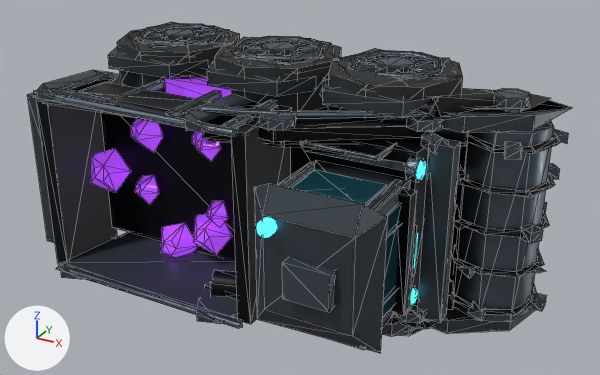
A saved change to the glTF model fractal-gas-web/web/lab/assets/futuristic/harvester-low.glb.
One viewpoint serves both versions: a camera (50 mm lens) standing at (1.13, -2.311, 0.999) and looking at (0.059, -0.364, 0.026). The lights are fixed; the arrows at lower left show +X, +Y and +Z. The picture after the commit comes second. Mesh edges are drawn as thin lines on the coarser meshes. Where no turn or scale is listed for an object, it has been applied to the vertices. Vertices at exactly the same position are counted once.

Objects in the first picture: 'Mineral intake roller.001 / Ceramic graphite.001', 'Mineral intake roller.001 / Titanium edges.001', 'Wheel 0 1.001 / Tire rubber.001', 'Wheel 0 1.001 / Titanium edges.001', 'Wheel 1 1.001 / Tire rubber.001', 'Wheel 1 1.001 / Titanium edges.001', 'Wheel 2 1.001 / Tire rubber.001', 'Wheel 2 1.001 / Titanium edges.001', 'harvester-root.001 / Brushed pale alloy.001', 'harvester-root.001 / Ceramic graphite.001', 'harvester-root.001 / Cyan glazing.001', 'harvester-root.001 / Titanium edges.001', 'harvester-root.001 / Violet processing.001' and 2 more.
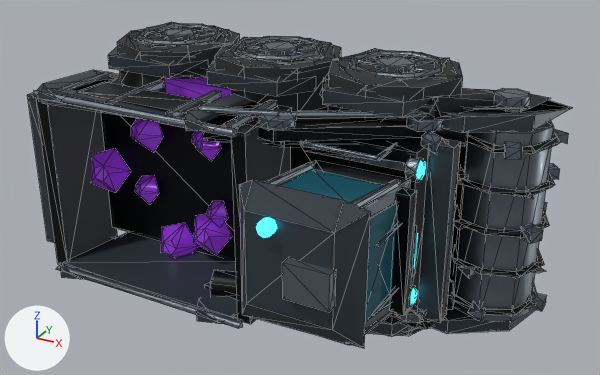
What changed in the scene script:
```text
Change mat_cyan_glazing_001:
    mat_cyan_glazing_001.base_color: (0.008, 0.055, 0.075) -> (0.018, 0.12, 0.17)  # dark cyan #16424d -> dark cyan #246173
Change mat_titanium_edges_001:
    where n0 = _N.new('ShaderNodeBsdfPrincipled'); n0.name = 'Principled BSDF'
    n0.inputs[0].default_value: (0.105, 0.135, 0.165, 1.0) -> (0.18, 0.215, 0.25, 1.0)  # 'Base Color', greyish blue #5b6771 -> 'Base Color', grey #768089
Change mat_violet_processing_001:
    mat_violet_processing_001.base_color: (0.42, 0.07, 0.95) -> (0.24, 0.035, 0.58)  # purple #ad4bf9 -> purple #8635c8
    mat_violet_processing_001.emission_color: (0.273, 0.0455, 0.618) -> (0.0672, 0.0098, 0.162)  # purple #8f3cce -> dark purple #491970
Change me_export_batch_035:
    where me_export_batch_035.from_pydata(...)  # 201 vertices, 322 faces; spans x -0.723..0.775, y -0.742..-0.06, z -0.351..0.351
    used by ob_harvester_root_001___brushed_pale_alloy_001; location = (-0.03, -0.025, 0.0)
    before: 4 (0.19, -0.695, -0.197), 5 (0.464, -0.695, -0.197) at pixel (363, 349), 6 (0.464, -0.695, 0.164), 7 (0.19, -0.695, 0.164), 175 (0.207, -0.742, 0.132) at pixel (262, 215)
    before: 176 (0.207, -0.742, -0.132) at pixel (264, 309), 178 (0.511, -0.696, -0.192) at pixel (380, 353), 181 (0.454, -0.742, 0.132) at pixel (355, 237), 182 (0.454, -0.742, -0.132) at pixel (352, 335)
    me_export_batch_035 part 1
    add for i in [*range(4, 8), 178]: me_export_batch_035.vertices[i].co += Vector((-0.044, 0.0, 0.0))
    add for i in [175, 176, 181, 182]: me_export_batch_035.vertices[i].co += Vector((-0.053, 0.0, 0.0))
    me_export_batch_035.vertices[172].co: (0.158, -0.689, -0.147) -> (0.115, -0.689, -0.148)
    me_export_batch_035.vertices[173].co: (0.156, -0.693, 0.178) -> (0.112, -0.694, 0.175)  # pixel (254, 186) -> pixel (239, 184)
    me_export_batch_035.vertices[174].co: (0.207, -0.709, 0.204) -> (0.16, -0.709, 0.204)  # pixel (268, 183) -> pixel (252, 179)
    me_export_batch_035.vertices[177].co: (0.158, -0.701, -0.2) -> (0.112, -0.701, -0.199)  # pixel (256, 319) -> pixel (241, 314)
    me_export_batch_035.vertices[179].co: (0.512, -0.693, 0.178) -> (0.469, -0.693, 0.18)  # pixel (387, 216) -> pixel (370, 211)
    me_export_batch_035.vertices[180].co: (0.454, -0.709, 0.204) -> (0.407, -0.709, 0.204)  # pixel (362, 203) -> pixel (343, 199)
    me_export_batch_035 part 2: 2 kept faces spanning x 0.112..0.469, y -0.742..-0.693, z 0.132..0.204 get new texture (UV) coordinates
Change me_export_batch_036:
    used by ob_harvester_root_001___cyan_glazing_001; location = (-0.03, -0.025, 0.0)
    remove me_export_batch_036.from_pydata(...)  # 19 vertices, 26 faces; spans x 0.225..0.471, y -0.656..-0.506, z -0.203..0.169
    add me_export_batch_036.from_pydata(...)  # 19 vertices, 26 faces; spans x 0.189..0.465, y -0.656..-0.506, z -0.203..0.169
    me_export_batch_036 part 3: the loose piece of 6 vertices spanning x 0.225..0.429, y -0.656..-0.506, z 0.163..0.169 is rebuilt with 6 vertices and now spans x 0.189..0.423, y -0.656..-0.506, z 0.163..0.169
    me_export_batch_036 part 4
    7 vertices are removed from x 0.465..0.471, y -0.656..-0.506, z -0.162..0.129
    12 faces are deleted
    6 vertices are added at (0.461, -0.506, -0.162), (0.459, -0.506, 0.129), (0.429, -0.656, -0.162), (0.435, -0.656, -0.162), (0.435, -0.656, 0.129), (0.429, -0.656, 0.129)
    10 new faces join them
    other edits to the shape of me_export_batch_036 do not show in these pictures
```

Changed parts and their boxes (x1, y1, x2, y2) in the pictures (600 x 375 px; the box of a moved part takes in the faces that stretch with it):
'harvester-root.001 / Brushed pale alloy.001', reshaped
    before: (27, 46, 572, 353)
    after: (27, 46, 572, 348)
'Mineral intake roller.001 / Titanium edges.001', recoloured
    both: (457, 126, 569, 322)
'harvester-root.001 / Titanium edges.001', recoloured
    both: (33, 72, 531, 329)
'harvester-root.001 / Violet processing.001', recoloured (darker)
    both: (91, 78, 232, 258)
'harvester-root.001 / Cyan glazing.001', recoloured, reshaped (9% wider)
    before: (292, 170, 400, 318)
    after: (279, 169, 397, 322)
'Wheel 0 1.001 / Titanium edges.001', recoloured
    both: (349, 50, 443, 79)
'Wheel 1 1.001 / Titanium edges.001', recoloured
    both: (235, 36, 323, 63)
'Wheel 2 1.001 / Titanium edges.001', recoloured
    both: (136, 23, 218, 46)
part 1 of me_export_batch_035, moved or reshaped
    before: (254, 160, 411, 353)
    after: (239, 160, 411, 348)
part 2 of me_export_batch_035, surface changed
    before: (255, 183, 387, 237)
    after: (239, 180, 370, 232)
part 3 of me_export_batch_036, rebuilt (10% wider)
    before: (292, 170, 387, 205)
    after: (279, 169, 384, 203)
part 4 of me_export_batch_036, moved or reshaped
    before: (383, 204, 400, 318)
    after: (365, 203, 397, 322)
